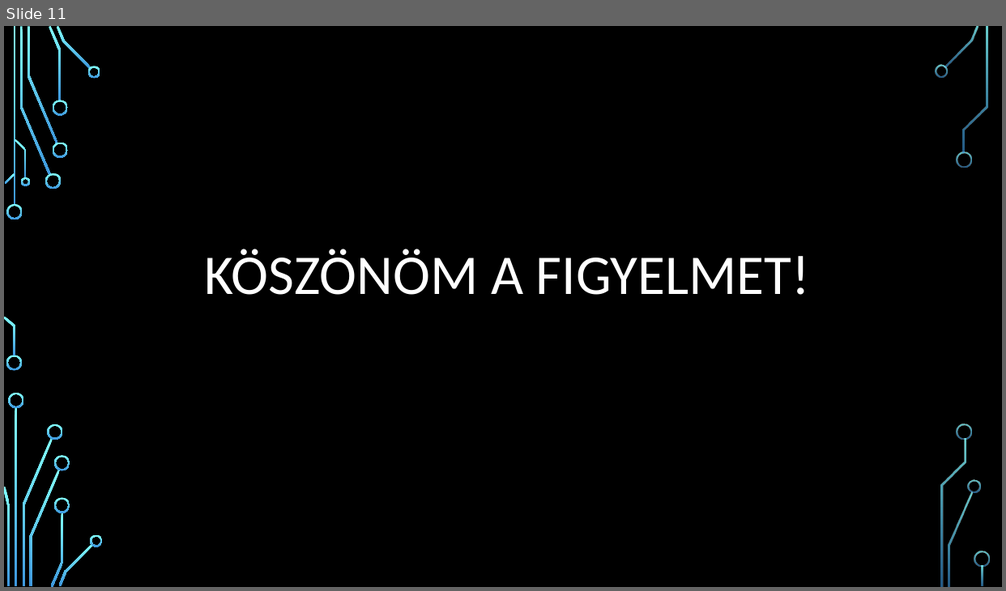
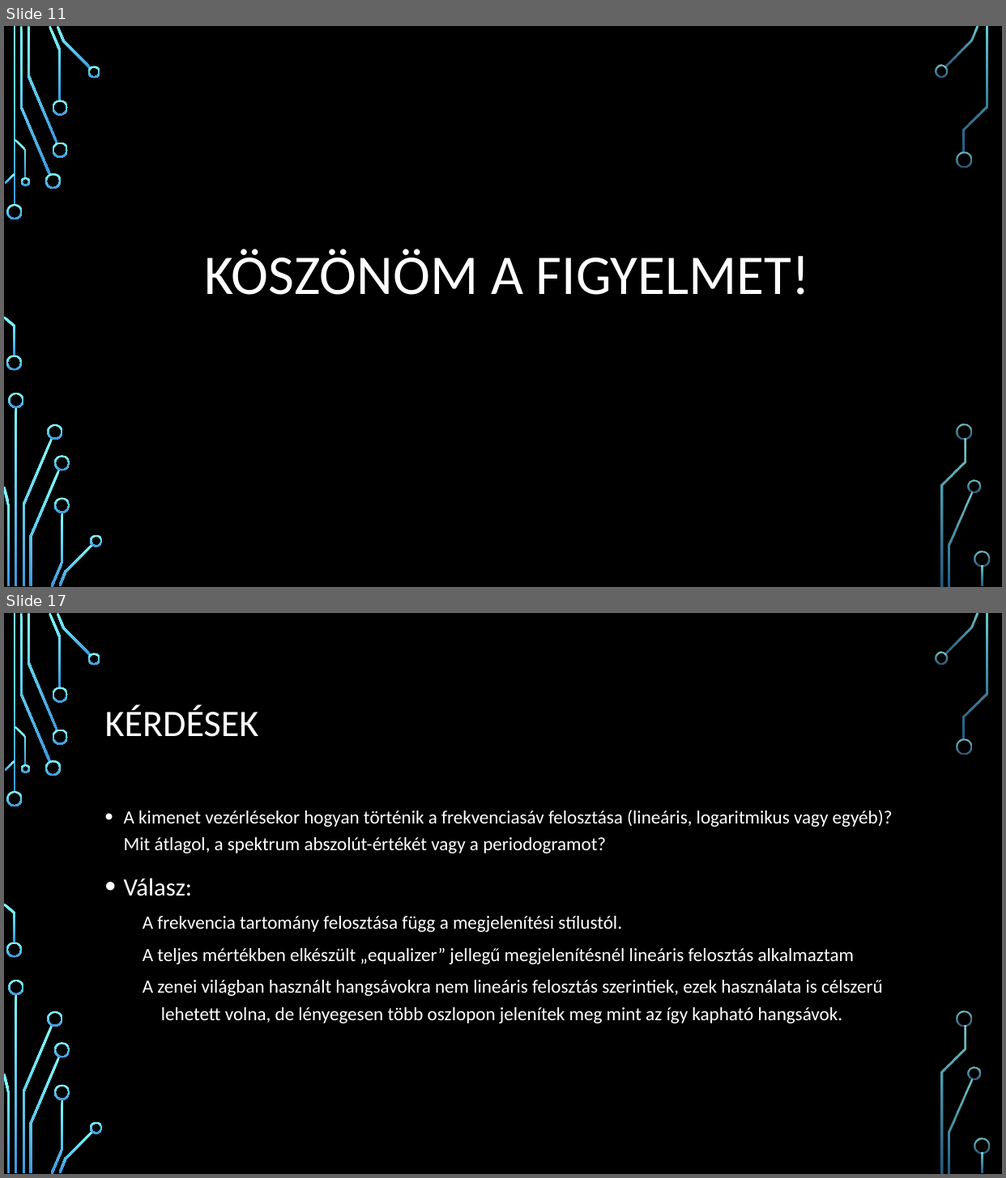
Before and after one commit to fejespeter/BME-Onlab, a slide deck: szakdolgozat_prezentacio.pptx. Shown one above the other, each under a label of ours: slide 11 before the commit, slides 11 and 17 after it; the slides between them are not shown. The pictures are 1006x591 and 1006x1178 pixels, drawn with LibreOffice and Linux fonts; fonts in the diff are those of the drawing; background and template pictures are left out. Boxes give left, top, right and bottom in pixels: in the first picture for what was removed or moved away, otherwise in the second. Text is boxed around its words. In the diff, an @@ line names an element or a change of style, - is before the commit and + after.

```diff
--- a/szakdolgozat_prezentacio.pptx
+++ b/szakdolgozat_prezentacio.pptx
@@ slide 17 added at bbox=[4, 613, 1002, 1174], background picture (left out); not listed: 36 template elements that a slide beside it also shows @@
@@ title added at bbox=[105, 705, 259, 737], 36 pt, text #FFFFFF @@
+KÉRDÉSEK
@@ text added at bbox=[124, 810, 893, 1024], 18 pt, text #FFFFFF @@
+• A kimenet vezérlésekor hogyan történik a frekvenciasáv felosztása (lineáris, logaritmikus vagy egyéb)? Mit átlagol, a spektrum abszolút-értékét vagy a periodogramot?
+• Válasz:
+  A frekvencia tartomány felosztása függ a megjelenítési stílustól.
+  A teljes mértékben elkészült „equalizer” jellegű megjelenítésnél lineáris felosztás alkalmaztam
+  A zenei világban használt hangsávokra nem lineáris felosztás szerintiek, ezek használata is célszerű lehetett volna, de lényegesen több oszlopon jelenítek meg mint az így kapható hangsávok.
```
Also in this commit, not shown: 9 slides changed, 6 other slides added, 2 slides removed, 10 other files.
